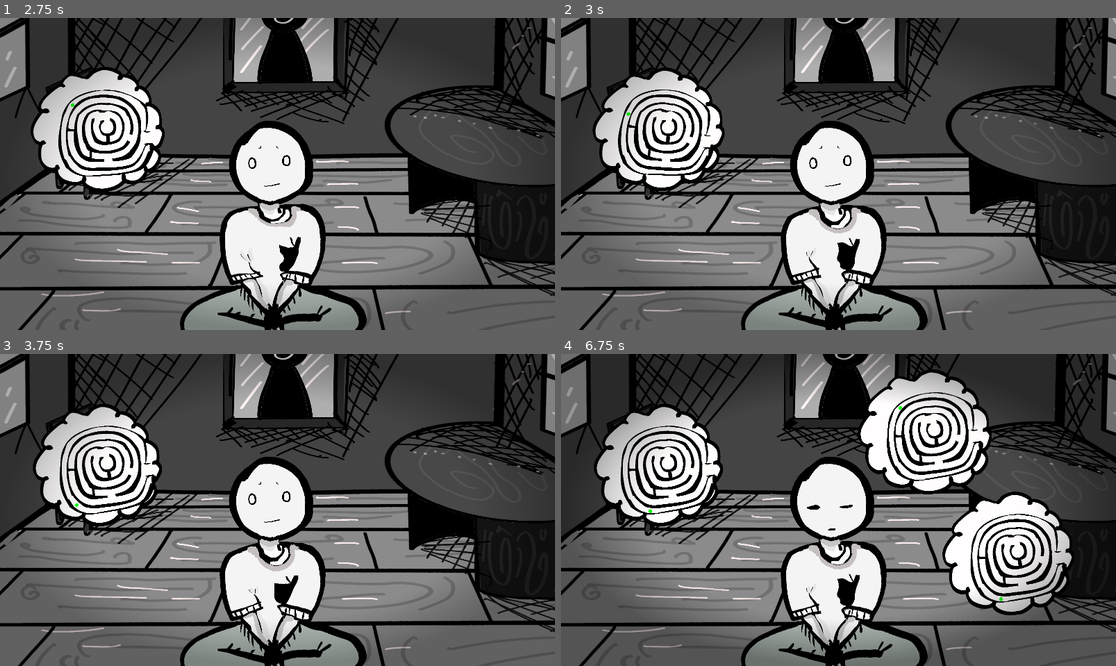
Above: before the commit, frames 1-4 (two rows, left to right).
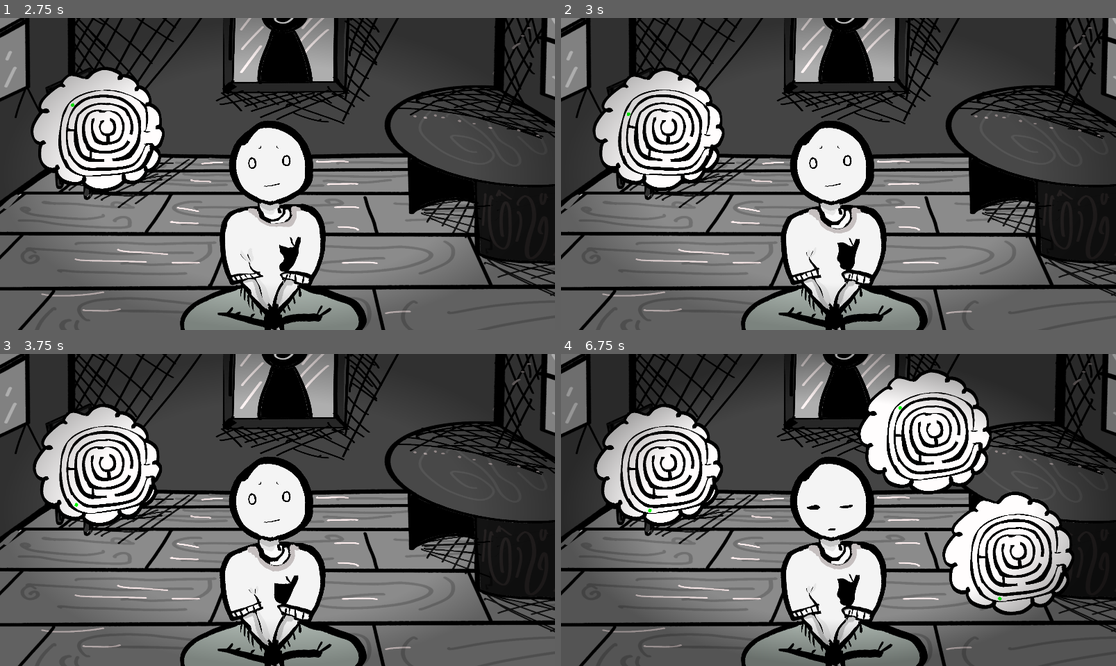
Above: after the commit, the same moments.

Repository: alilley96/gwj-097-imminent-doom
Game: Godot game, scene res://main/game.tscn
Two runs of this game, one before a commit and one after it. Both use one fixed random seed, a clock stepped at 60 frames per second and the inputs below.
Inputs (mouse positions are in pixels of both pictures, inside the frame that each line leads up to):
- Up to frame 1 (2.75 s): click "Play" at 0.5 s; tap Enter at 1.25 s; move the mouse to (399, 158) at 1.27 s; hold Mouse wheel down (rotate_clockwise) 1.28-2.03 s; tap Mouse wheel up (rotate_counter_clockwise) at 1.55, 2.1 s; move the mouse to (166, 189) at 2.02 s; tap Mouse wheel down (rotate_clockwise) at 2.3 s
- Up to frame 2 (3 s): move the mouse to (894, 105) at 2.77 s; hold Mouse wheel down (rotate_clockwise) from 2.78 s (still down)
- Up to frame 3 (3.75 s): tap Mouse wheel up (rotate_counter_clockwise) at 3.05, 3.6 s; move the mouse to (249, 572) at 3.52 s; release Mouse wheel down (rotate_clockwise) at 3.53 s
- Up to frame 4 (6.75 s): tap Mouse wheel down (rotate_clockwise) at 3.8, 5.3 s; move the mouse to (1005, 556) at 4.27 s; hold Mouse wheel down (rotate_clockwise) 4.28-5.03 s; tap Mouse wheel up (rotate_counter_clockwise) at 4.55, 5.1, 6.05, 6.6 s; move the mouse to (672, 463) at 5.02 s; move the mouse to (866, 510) at 5.77 s; hold Mouse wheel down (rotate_clockwise) 5.78-6.53 s; move the mouse to (755, 432) at 6.52 s

Frame 1 is identical in both runs. In frame 2, 0.2% of the frame differs, in the area x 10-28%, y 22-51%; in frame 3, 0.4%; in frame 4, 1.1%, in the area x 10-92%, y 12-80%.

Commit message:
add maze rotation smoothing

Diff:
--- a/spiral/spiral.gd
+++ b/spiral/spiral.gd
@@ -16,6 +16,16 @@
 @export var health_regen: float = 10.0
 
 
+# Constants ----------------------------------------------------------------
+
+const MAZE_ROTATION_FACTOR: float = 10.0
+
+
+# Private Variables ----------------------------------------------------------------
+
+var _maze_rotation: float = 0.0
+
+
 # Public Variables ----------------------------------------------------------------
 
 var spawn_point: SpiralSpawnPoint = null
@@ -32,14 +42,18 @@
 	maze.completed.connect(_maze_completed)
 
 
+func _process(delta: float) -> void:
+	maze.rotation = lerp(maze.rotation, _maze_rotation, delta * MAZE_ROTATION_FACTOR)
+
+
 # Public Functions ----------------------------------------------------------------
 
 func rotate_clockwise() -> void:
-	maze.rotate(0.1)
+	_maze_rotation += 0.1
 
 
 func rotate_counter_clockwise() -> void:
-	maze.rotate(-0.1)
+	_maze_rotation -= 0.1
 
 
 func destroy() -> void:
